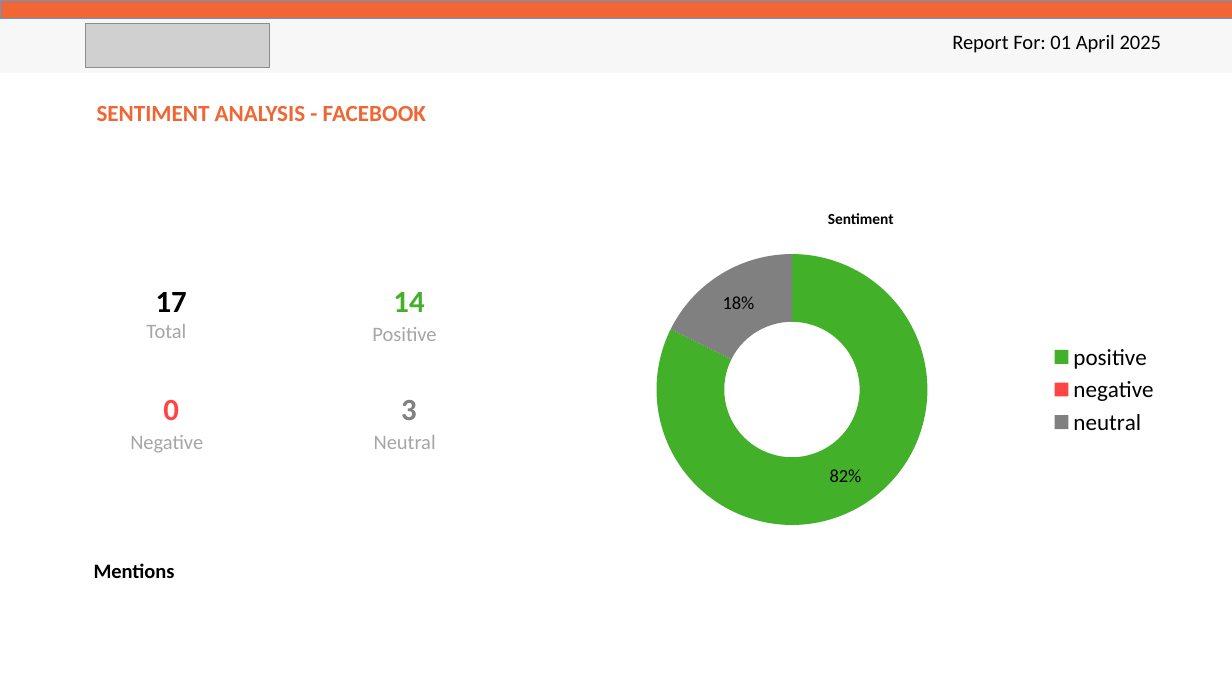
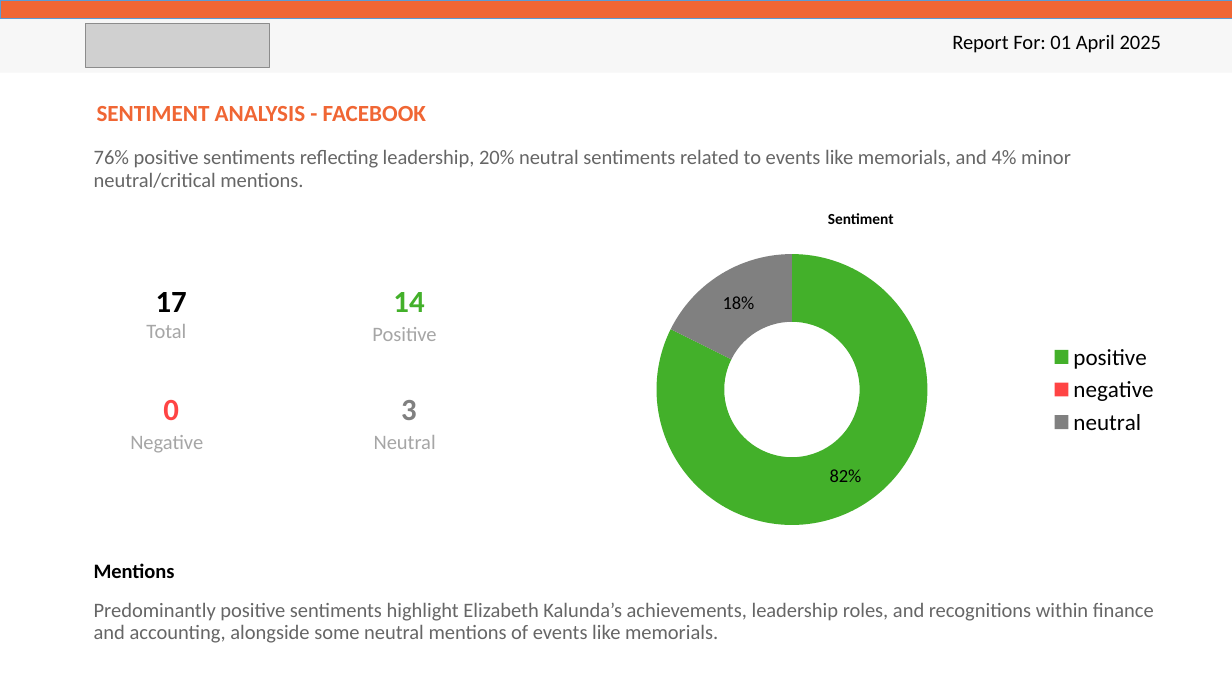
Before and after one commit to Oxygene-Creative/o2-audiovisual-api, a slide deck: slide 23 of app/reporters/samples/digital_safaricom.pptx. Drawn at 1232x693 pixels with LibreOffice and Linux fonts; fonts in the diff are those of the drawing; grey boxes stand for pictures. Boxes give left, top, right and bottom in pixels: in the first picture for what was removed or moved away, otherwise in the second. Text is boxed around its words. In the diff, an @@ line names an element or a change of style, - is before the commit and + after.

```diff
--- a/app/reporters/samples/digital_safaricom.pptx
+++ b/app/reporters/samples/digital_safaricom.pptx
@@ text added at bbox=[94, 150, 1071, 188], 16 pt, text #666666 @@
+76% positive sentiments reflecting leadership, 20% neutral sentiments related to events like memorials, and 4% minor neutral/critical mentions.
@@ text added at bbox=[94, 603, 1154, 643], 16 pt, text #666666 @@
+Predominantly positive sentiments highlight Elizabeth Kalunda’s achievements, leadership roles, and recognitions within finance and accounting, alongside some neutral mentions of events like memorials.
```
Also in this commit, not shown: 13 other slides changed, 10 other files.
